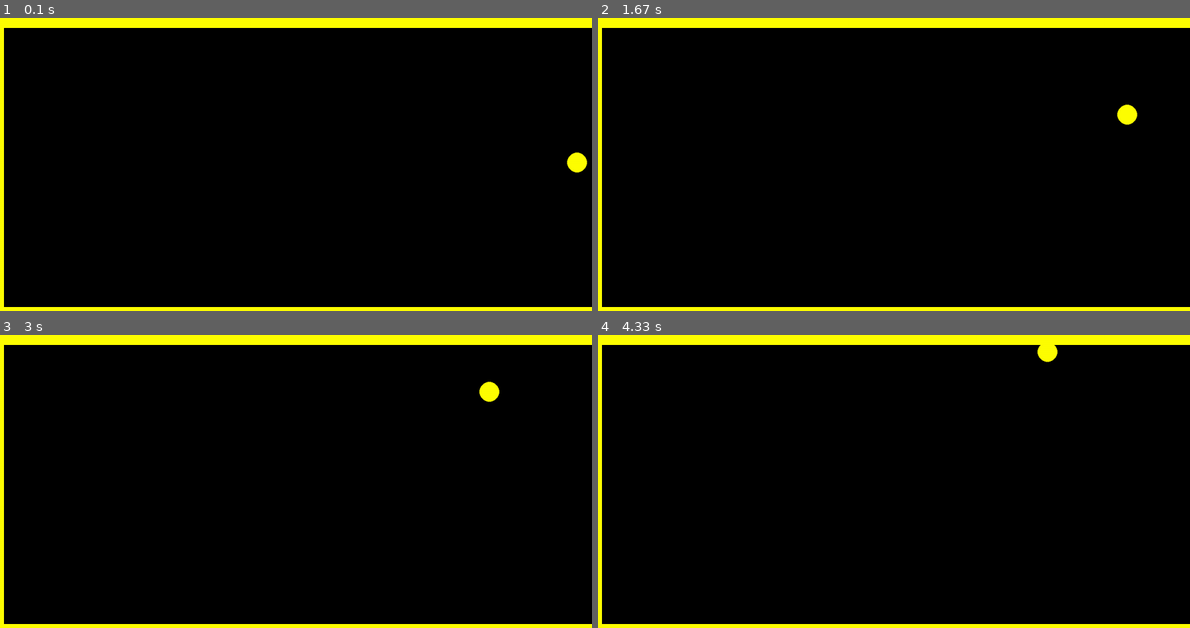
Above: before the commit, frames 1-4 (two rows, left to right).
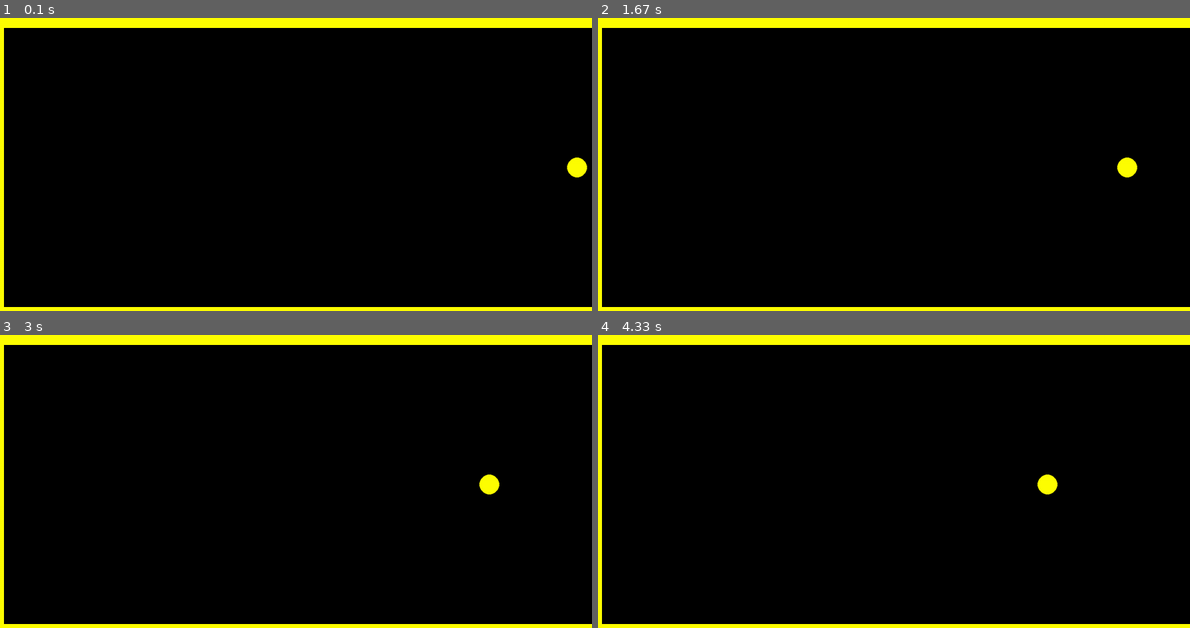
Above: after the commit, the same moments.

Repository: Spartan-119/Self-Learning-Squash-game
Game: pygame game, started from pygame_spyder.py
Two runs of this game, one before a commit and one after it. Both use one fixed random seed, a clock stepped at 60 frames per second and the inputs below.
Inputs:
- Up to frame 1 (0.1 s): no input
- Up to frame 2 (1.67 s): tap Enter at 0.33 s
- Up to frame 3 (3 s): no input
- Up to frame 4 (4.33 s): no input

The runs differ from the first frame. In frame 1, 0.1% of the frame differs, in the area x 95-100%, y 45-55%; in frame 2, 0.4%, in the area x 87-92%, y 29-55%; in frame 3, 0.4%; in frame 4, 0.4%.

Commit message:
Update pygame_spyder.py

Diff:
--- a/pygame_spyder.py
+++ b/pygame_spyder.py
@@ -12,7 +12,7 @@
 HEIGHT = 600
 BORDER = 20
 VELOCITY_X = 1
-VELOCITY_Y = 1
+VELOCITY_Y = 0
 
 # defining the classes
 
